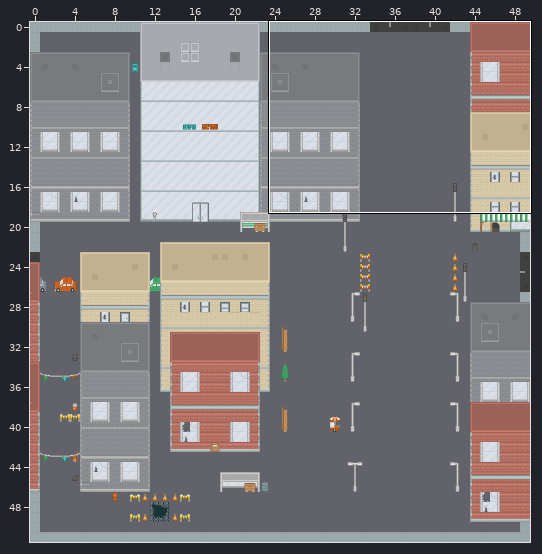
Tiled map: maps/level-1.tmx. Above, an overview of the earlier version with the close-up marked.
Close-up. Before the commit:
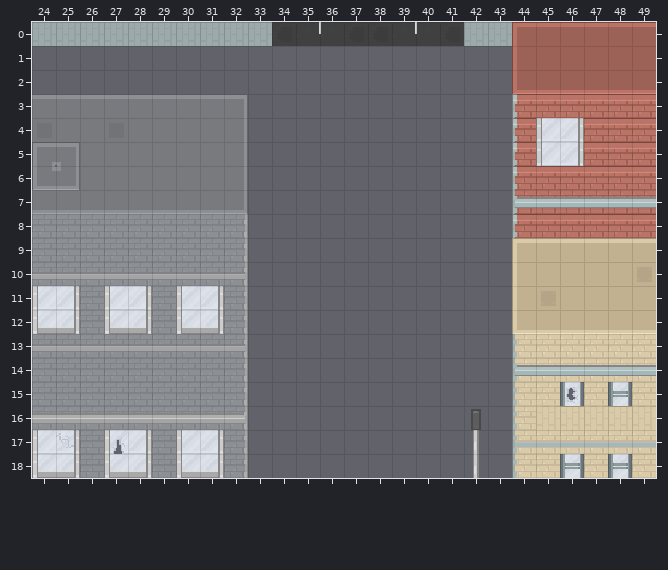
Cells are 16x16 px. Shown: x 24..49, y 0..18. The commit also changed other parts of the map, which this record leaves out.
New version:
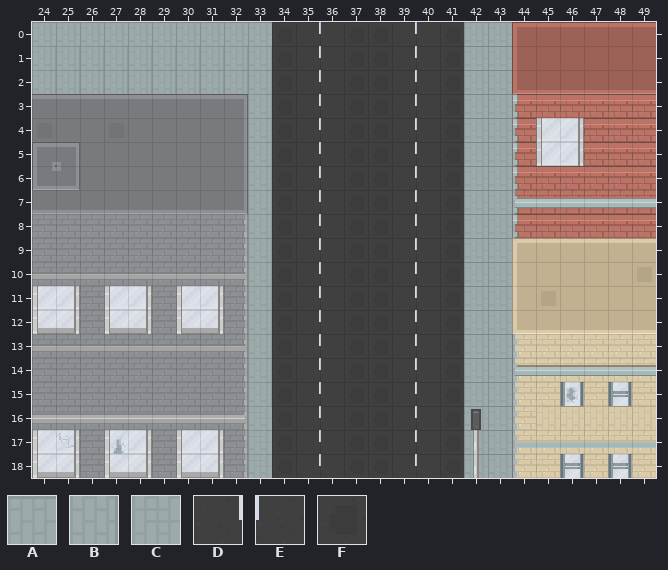
Key: from "roguelikeCity_magenta": A 704, B 742, C 779, D 786, E 787, F 898.
_ is an empty cell.
Tiles of an added or newly shown layer are drawn over the layers below it.
From old to new:
Changed rows in their new state; . is an unchanged cell.
Layer "Floor" (now shown):
first column x 24:
 1 BBBBBBBBBBFDEFFDEFAA.....
 2 BBBBBBBBBBFDEFFDEFAA.....
 3 .........BFDEFFDEFAA.....
 4 .........BFDEFFDEFAA.....
 5 .........BFDEFFDEFAA.....
 6 .........BFDEFFDEFAA.....
 7 .........BFDEFFDEFAA.....
 8 .........BFDEFFDEFAA.....
 9 .........BFDEFFDEFAA.....
10 .........BFDEFFDEFAA.....
11 .........BFDEFFDEFAA.....
12 .........BFDEFFDEFAA.....
13 .........BFDEFFDEFAA.....
14 .........BFDEFFDEFAA.....
15 .........BFDEFFDEFAA..A.A
16 .........CFDEFFDEFAA.....
17 ...B.....CFDEFFDEFAA.....
18 .........CFDEFFDEFAA..A.A
Changed places in both close-ups, as pixel boxes (x1, y1, x2, y2):
added: (32, 46, 512, 478)
added: (560, 382, 584, 406)
added: (608, 382, 632, 406)
added: (560, 454, 584, 478)
added: (608, 454, 632, 478)
